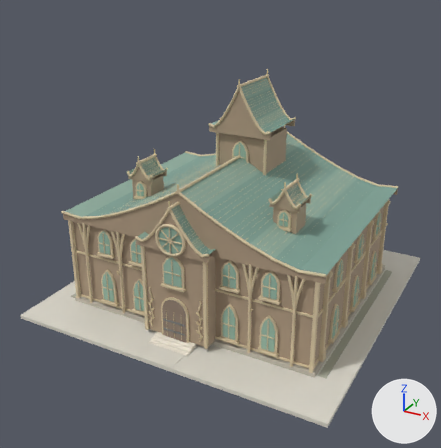
An edit to the FBX model Assets/Models/Kingdom/City/Models/SpiritAcademy_Lv4.fbx, drawn before and after from the same camera.
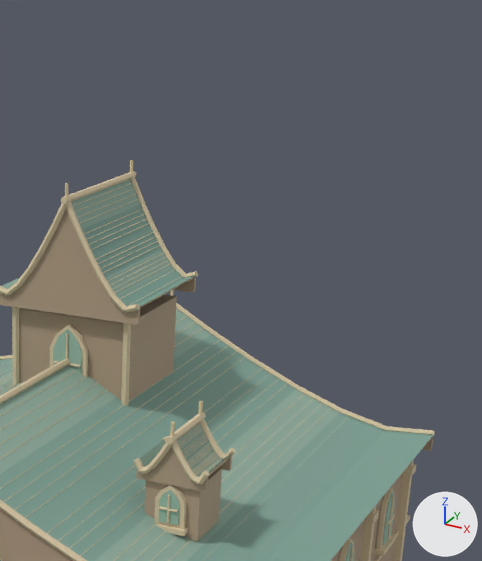
Each version is shown whole from a 50 mm lens placed at (21.52, -42.27, 26.85), pointed at (-0.43, -2.36, 6.89), then close up on the part from 48% to 95% of the width and 0% to 54% of the height. The axes (+X, +Y, +Z) are drawn at lower right. The lights are the same throughout. The older version's two pictures come first. Where no turn or scale is listed for an object, it has been applied to the vertices.

Names of what the first close-up shows: 'Decor side pilasters.015', 'Gable infill.010', 'Gable verge.010', 'Leaf dormer.003', 'Roof courses.010', 'Roof ridge.010', 'Roof surfaces.015', 'Roof surfaces.016', 'Tower timber posts.004', 'Tree shaped bell tower.004', 'Window frame.015', 'Window glass.015' and 7 more.
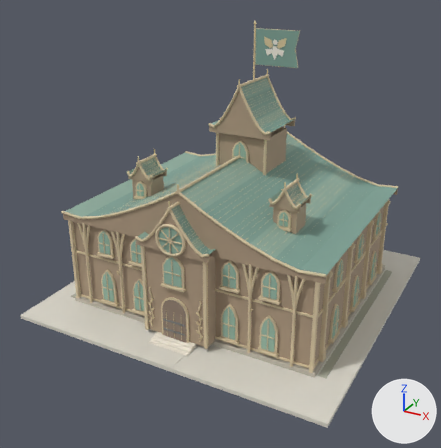
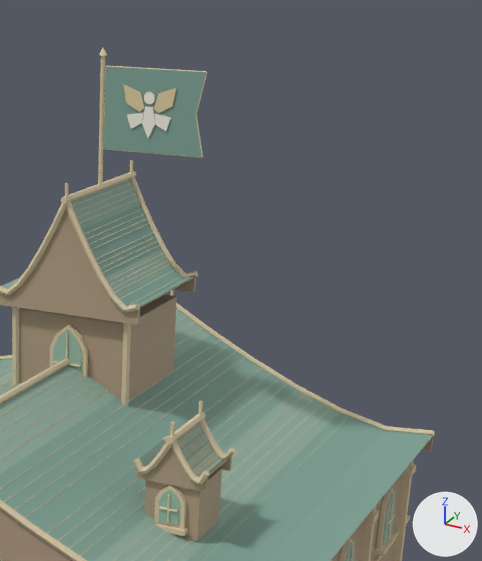
Patch to the scene script:
```diff
--- a/Assets/Models/Kingdom/City/Models/SpiritAcademy_Lv4.fbx.py
+++ b/Assets/Models/Kingdom/City/Models/SpiritAcademy_Lv4.fbx.py
@@ mat_white @@
+mat_white = principled_material('white')
+mat_white.base_color = (0.902, 0.859, 0.761)  # white #f4eee2
+mat_white.roughness = 0.76
@@ me_school_icon_flag_mast_014 @@
+me_school_icon_flag_mast_014.from_pydata(...)  # 20 vertices, 12 faces; spans x -0.08..0.08, y 2.33..2.47, z 17.63..22.03
+me_school_icon_flag_mast_014.materials.append(mat_gold)  # beige #ddcca1
@@ me_school_icon_flag_cloth_014 @@
+me_school_icon_flag_cloth_014.from_pydata([(0.12, 2.37, 18.98), (3.72, 2.37, 18.98), (3.42, 2.37, 20.33), (3.72, 2.37, 21.68), (0.12, 2.37, 21.68), (0.12, 2.43, 18.98), (3.72, 2.43, 18.98), (3.42, 2.43, 20.33), (3.72, 2.43, 21.68), (0.12, 2.43, 21.68)], [], [(4, 3, 2, 1, 0), (5, 6, 7, 8, 9), (0, 1, 6, 5), (1, 2, 7, 6), (2, 3, 8, 7), (3, 4, 9, 8), (4, 0, 5, 9)])
+me_school_icon_flag_cloth_014.materials.append(mat_green)  # greyish green #7fa295
@@ me_school_icon_flag_emblem_028 @@
+me_school_icon_flag_emblem_028.from_pydata(...)  # 116 vertices, 74 faces; spans x 0.97..2.57, y 2.32..2.48, z 19.43..20.96
+me_school_icon_flag_emblem_028.materials.append(mat_white)  # white #f4eee2
@@ me_school_icon_flag_hem_014 @@
+me_school_icon_flag_hem_014.from_pydata(...)  # 54 vertices, 40 faces; spans x 0.09..3.74, y 2.37..2.43, z 18.96..21.71
+me_school_icon_flag_hem_014.materials.append(mat_gold)  # beige #ddcca1
@@ me_school_icon_flag_emblem_027 @@
+me_school_icon_flag_emblem_027.from_pydata(...)  # 40 vertices, 28 faces; spans x 0.82..2.72, y 2.32..2.48, z 20.29..21.14
+me_school_icon_flag_emblem_027.materials.append(mat_gold)  # beige #ddcca1
@@ me_school_icon_flag_finial_014 @@
+me_school_icon_flag_finial_014.from_pydata(...)  # a 12-sided cut cone along z (radius 0.14 at the low end, 0.02 at the high end) spanning x -0.14..0.14, y 2.26..2.54, z 22.034..22.274
+me_school_icon_flag_finial_014.materials.append(mat_gold)  # beige #ddcca1
@@ ob_school_icon_flag_mast_015 @@
+ob_school_icon_flag_mast_015 = bpy.data.objects.new('School icon flag mast.015', me_school_icon_flag_mast_014)
+ob_school_icon_flag_mast_015.location = (0.0, 0.0, 0.0)
@@ ob_school_icon_flag_cloth_015 @@
+ob_school_icon_flag_cloth_015 = bpy.data.objects.new('School icon flag cloth.015', me_school_icon_flag_cloth_014)
+ob_school_icon_flag_cloth_015.location = (0.0, 0.0, 0.0)
@@ ob_school_icon_flag_emblem_031 @@
+ob_school_icon_flag_emblem_031 = bpy.data.objects.new('School icon flag emblem.031', me_school_icon_flag_emblem_028)
+ob_school_icon_flag_emblem_031.location = (0.0, 0.0, 0.0)
@@ ob_school_icon_flag_hem_015 @@
+ob_school_icon_flag_hem_015 = bpy.data.objects.new('School icon flag hem.015', me_school_icon_flag_hem_014)
+ob_school_icon_flag_hem_015.location = (0.0, 0.0, 0.0)
@@ ob_school_icon_flag_emblem_030 @@
+ob_school_icon_flag_emblem_030 = bpy.data.objects.new('School icon flag emblem.030', me_school_icon_flag_emblem_027)
+ob_school_icon_flag_emblem_030.location = (0.0, 0.0, 0.0)
@@ ob_school_icon_flag_finial_015 @@
+ob_school_icon_flag_finial_015 = bpy.data.objects.new('School icon flag finial.015', me_school_icon_flag_finial_014)
+ob_school_icon_flag_finial_015.location = (0.0, 0.0, 0.0)
```

Boxes [x1, y1, x2, y2] around the edits, measured in the close-ups (482 x 561 px):
'School icon flag cloth.015', added
    after: [104, 66, 206, 157]
'School icon flag emblem.031', added
    after: [127, 92, 171, 138]
'School icon flag emblem.030', added (beige)
    after: [124, 85, 176, 113]
'School icon flag mast.015', added (beige)
    after: [98, 56, 105, 184]
'School icon flag hem.015', added
    after: [103, 66, 207, 158]
'School icon flag finial.015', added
    after: [99, 48, 107, 56]
